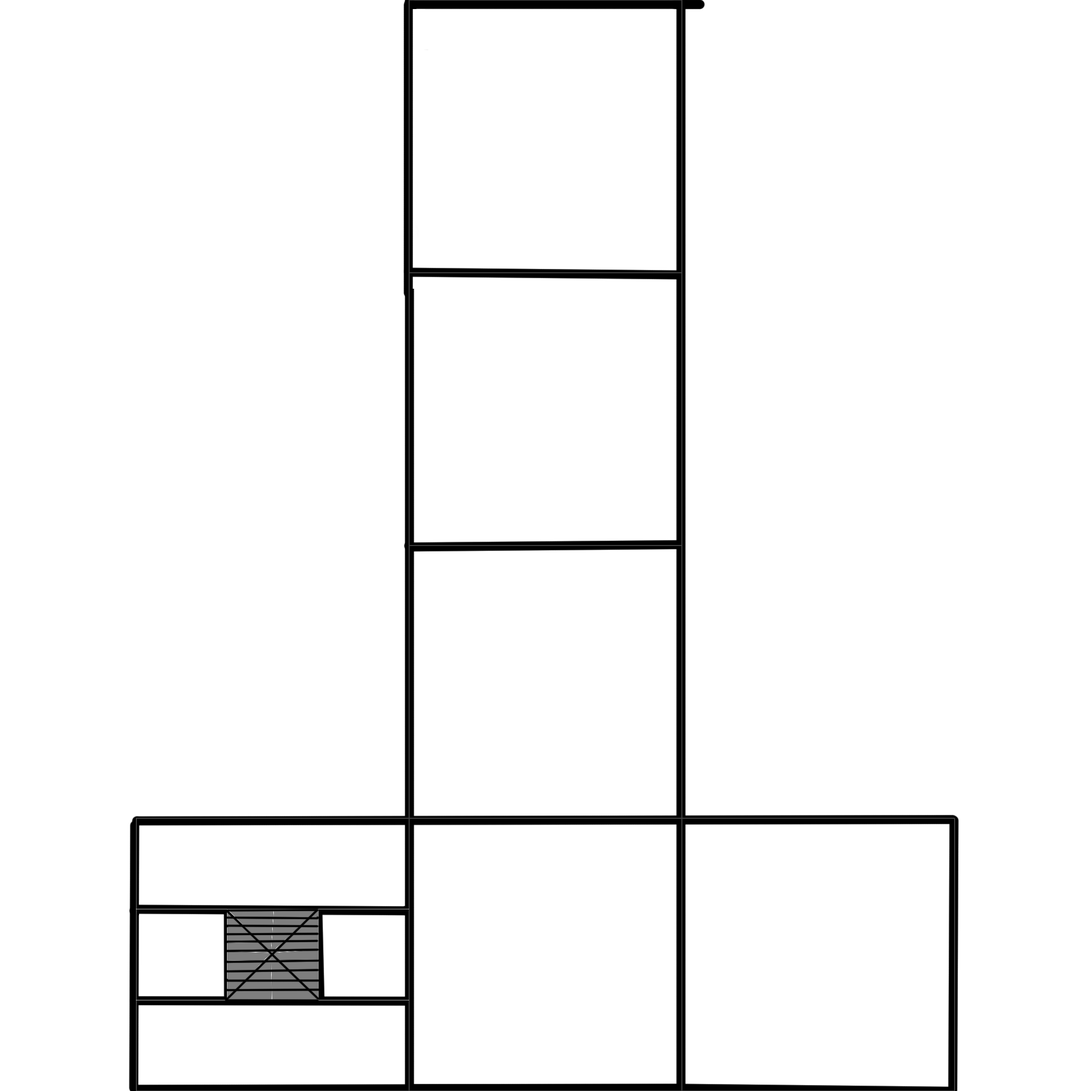
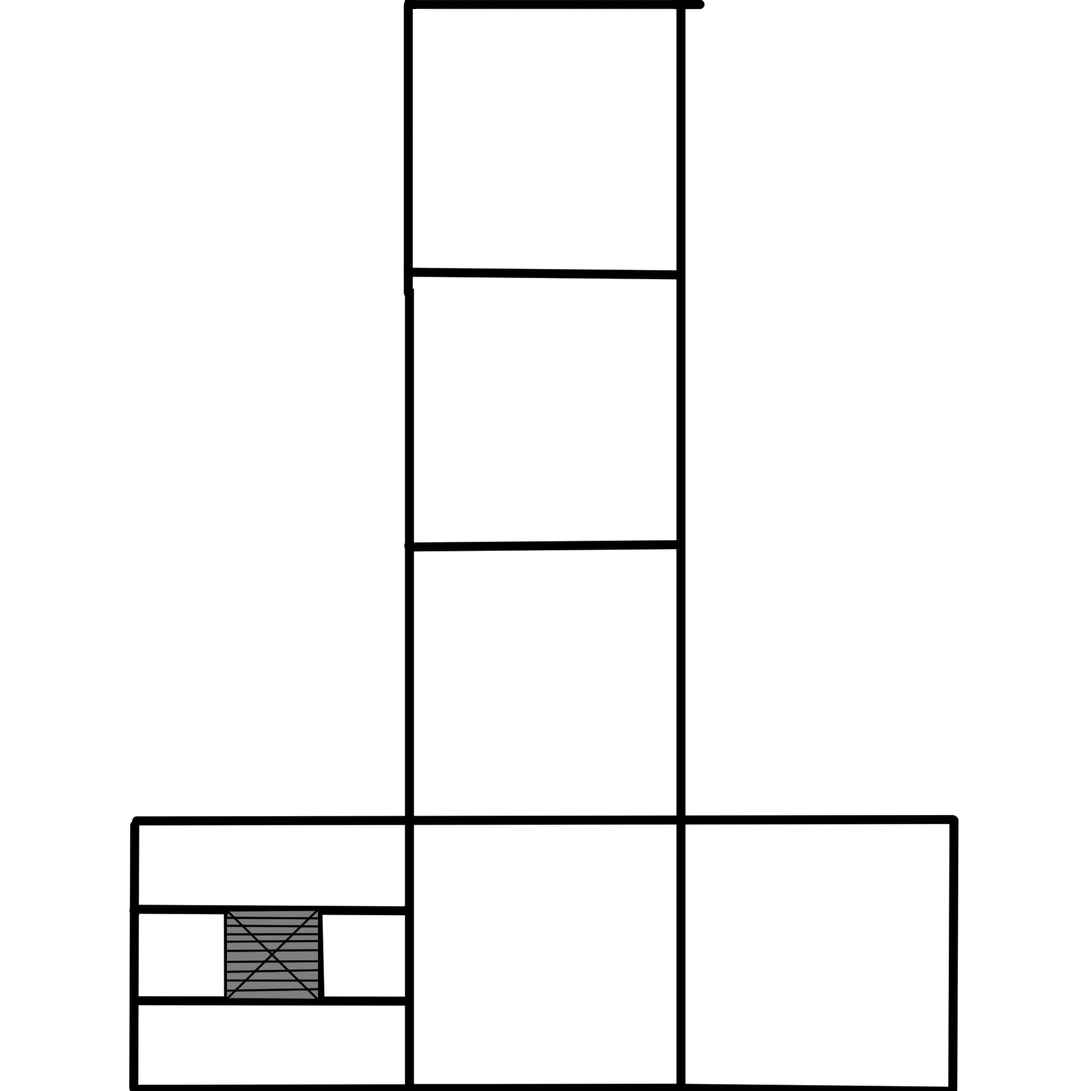
The second 1091 × 1091 image is a revision of the first. Changes to its layers:
hid "Layer 1" over (x1=135, y1=0, x2=956, y2=1091)
added layer "Layer 5" above "Layer 3" over (x1=223, y1=909, x2=325, y2=1001)
